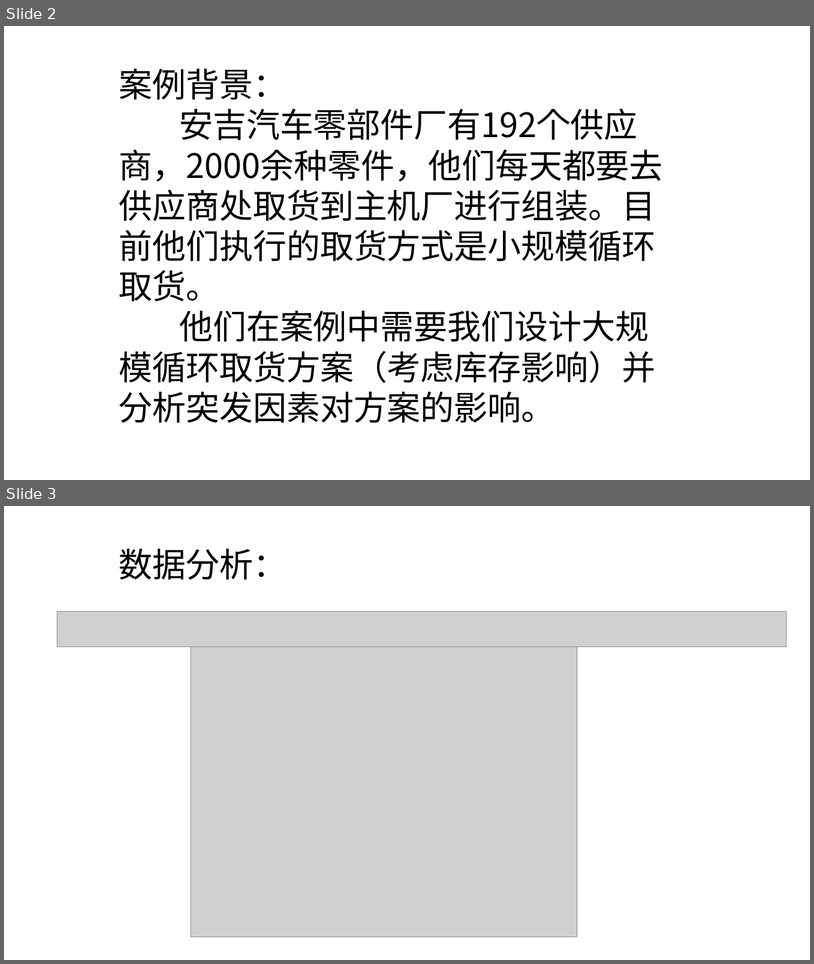
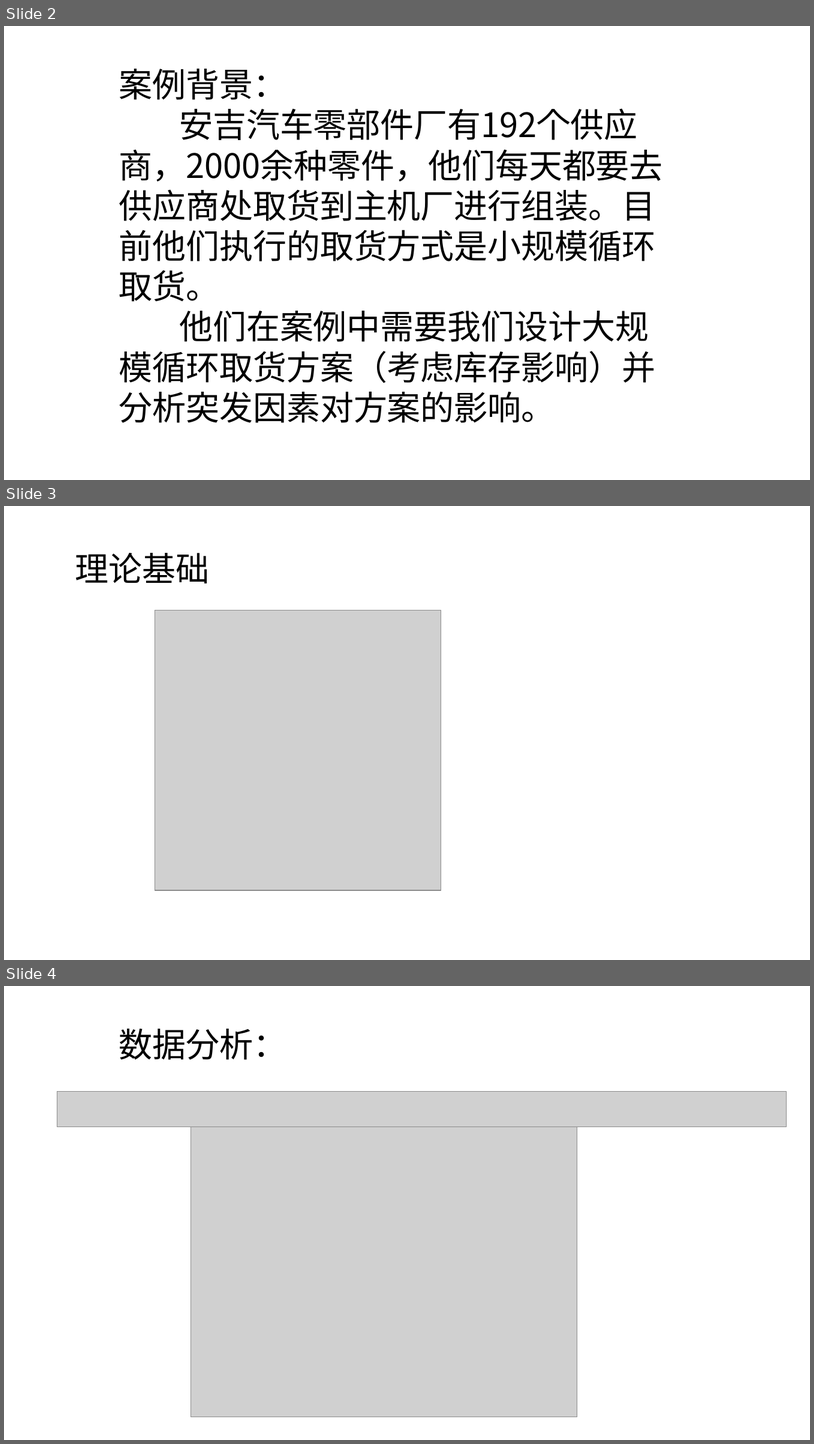
Before and after one commit to lx1374327576/logistic_project, a slide deck: Presentation.pptx. Shown one above the other, each under a label of ours: slides 2 and 3 before the commit, slides 2, 3 and 4 after it. The pictures are 814x964 and 814x1444 pixels, drawn with LibreOffice and Linux fonts; fonts in the diff are those of the drawing; grey boxes stand for pictures. Boxes give left, top, right and bottom in pixels: in the first picture for what was removed or moved away, otherwise in the second. Text is boxed around its words. In the diff, an @@ line names an element or a change of style, - is before the commit and + after.

```diff
--- a/Presentation.pptx
+++ b/Presentation.pptx
@@ slide 3 added at (4,506,810,960), background #FFFFFF @@
@@ text added at (75,553,210,583), 40 pt, text #000000 @@
+理论基础
@@ picture added at (155,610,441,889) @@
@@ what was slide 3 is now slide 4 @@
```
